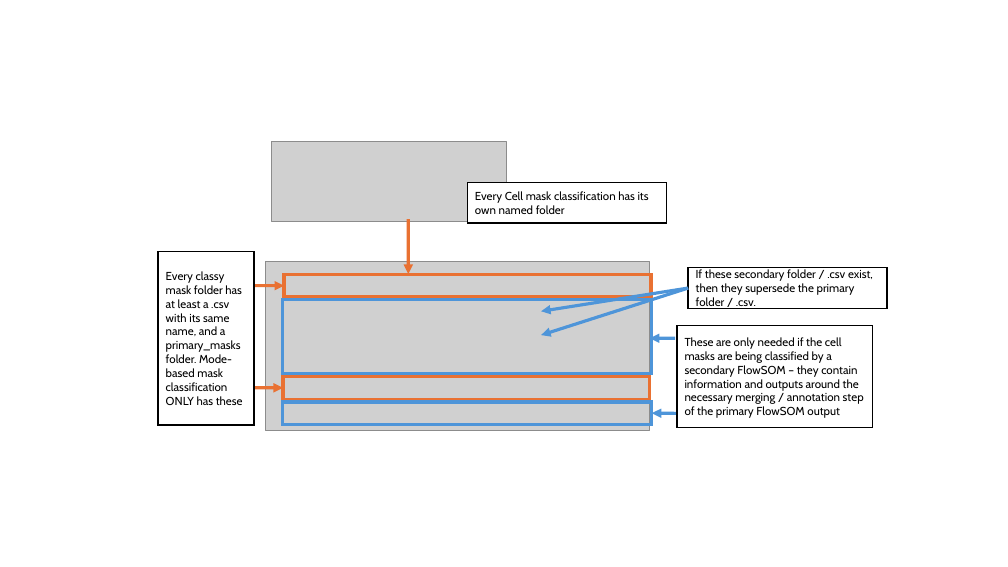
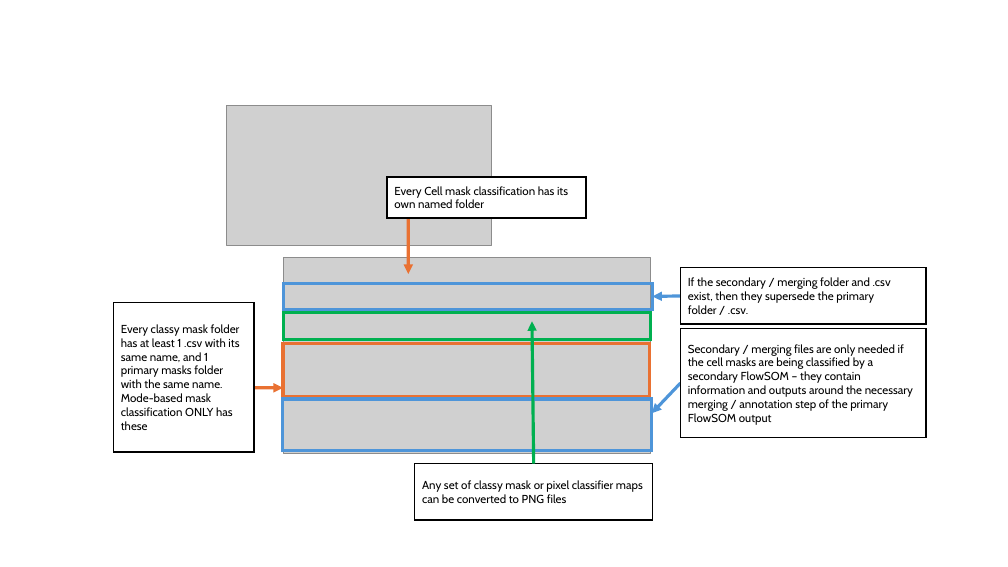
Before and after one commit to BenCaiello/PalmettoBUG, a slide deck: slide 6 of docs/source/odt_docs/image_development_slides/advanced_dev.odp. Drawn at 1008x567 pixels with LibreOffice and Linux fonts; fonts in the diff are those of the drawing; grey boxes stand for pictures. Boxes give left, top, right and bottom in pixels: in the first picture for what was removed or moved away, otherwise in the second. Text is boxed around its words. In the diff, an @@ line names an element or a change of style, - is before the commit and + after.

Commit message:
odp edits

```diff
--- a/docs/source/odt_docs/image_development_slides/advanced_dev.odp
+++ b/docs/source/odt_docs/image_development_slides/advanced_dev.odp
@@ picture: place and size @@
-picture at <box>271,142,506,222</box>
+picture at <box>227,105,492,246</box>
@@ freeform shape "Every Cell mask classification has ...": place and size @@
-freeform shape "Every Cell mask classification has ..." at <box>467,182,666,223</box>
+freeform shape "Every Cell mask classification has ..." at <box>387,177,586,218</box>
@@ picture: place and size @@
-picture at <box>265,262,650,431</box>
+picture at <box>284,258,651,454</box>
@@ freeform shape "If the secondary / merging ...": place and size @@
-freeform shape "If the secondary / merging ..." at <box>688,268,887,309</box>
+freeform shape "If the secondary / merging ..." at <box>681,268,926,324</box>
@@ arrow removed from (253, 286) to (284, 286) @@
@@ freeform shape: place and size @@
-freeform shape at <box>283,299,652,374</box>
+freeform shape at <box>284,284,653,309</box>
@@ arrow removed from (688, 288) to (541, 312) @@
@@ arrow removed from (688, 288) to (541, 335) @@
@@ arrow moved from (675, 338) - (650, 338) to (681, 296) - (653, 296) @@
@@ text in freeform shape at <box>688,277,891,314</box>: text changed @@
-If these secondary folder / .csv exist, then they supersede the primary folder / .csv.
+If the secondary / merging folder and .csv exist, then they supersede the primary folder / .csv.
@@ freeform shape "Every classy mask folder has ...": place and size @@
-freeform shape "Every classy mask folder has ..." at <box>158,251,254,425</box>
+freeform shape "Every classy mask folder has ..." at <box>113,302,254,452</box>
@@ text in freeform shape at <box>121,324,240,430</box>: text changed @@
-Every classy mask folder has at least a .csv with its same name, and a primary_masks folder. Mode-based mask classification ONLY has these
+Every classy mask folder has at least 1 .csv with its same name, and 1 primary masks folder with the same name. Mode-based mask classification ONLY has these
@@ freeform shape: place and size @@
-freeform shape at <box>284,274,651,297</box>
+freeform shape at <box>284,312,651,339</box>
@@ freeform shape at <box>284,312,651,339</box>: outline #E97132 3 pt to #00B050 3 pt @@
@@ arrow added from (534, 464) to (532, 321), #00B050 3 pt @@
@@ freeform shape "Secondary / merging files are ...": place and size @@
-freeform shape "Secondary / merging files are ..." at <box>678,326,873,428</box>
+freeform shape "Secondary / merging files are ..." at <box>681,329,926,438</box>
@@ freeform shape: place and size @@
-freeform shape at <box>283,377,650,399</box>
+freeform shape at <box>283,343,650,397</box>
@@ text in freeform shape at <box>688,344,913,425</box>: text changed @@
-These are only needed if the cell masks are being classified by a secondary FlowSOM – they contain information and outputs around the necessary merging / annotation step of the primary FlowSOM output
+Secondary / merging files are only needed if the cell masks are being classified by a secondary FlowSOM – they contain information and outputs around the necessary merging / annotation step of the primary FlowSOM output
@@ arrow moved from (678, 414) - (652, 413) to (681, 383) - (652, 414) @@
@@ freeform shape: place and size @@
-freeform shape at <box>283,402,652,425</box>
+freeform shape at <box>283,399,652,451</box>
@@ freeform shape added at <box>415,464,653,520</box>, fill #FFFFFF, outline #000000 1.5 pt, 11 pt, text #000000 @@
+Any set of classy mask or pixel classifier maps can be converted to PNG files
```
Also in this commit, not shown: 3 other slides changed, 2 other files.
